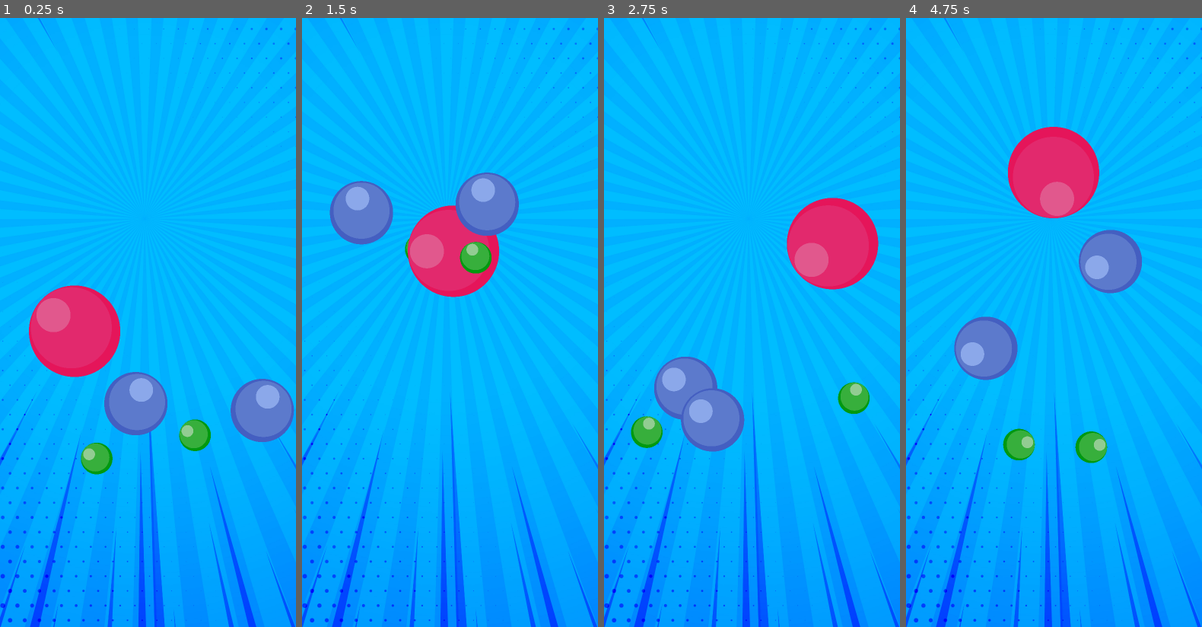
Above: before the commit, frames 1-4 (left to right).
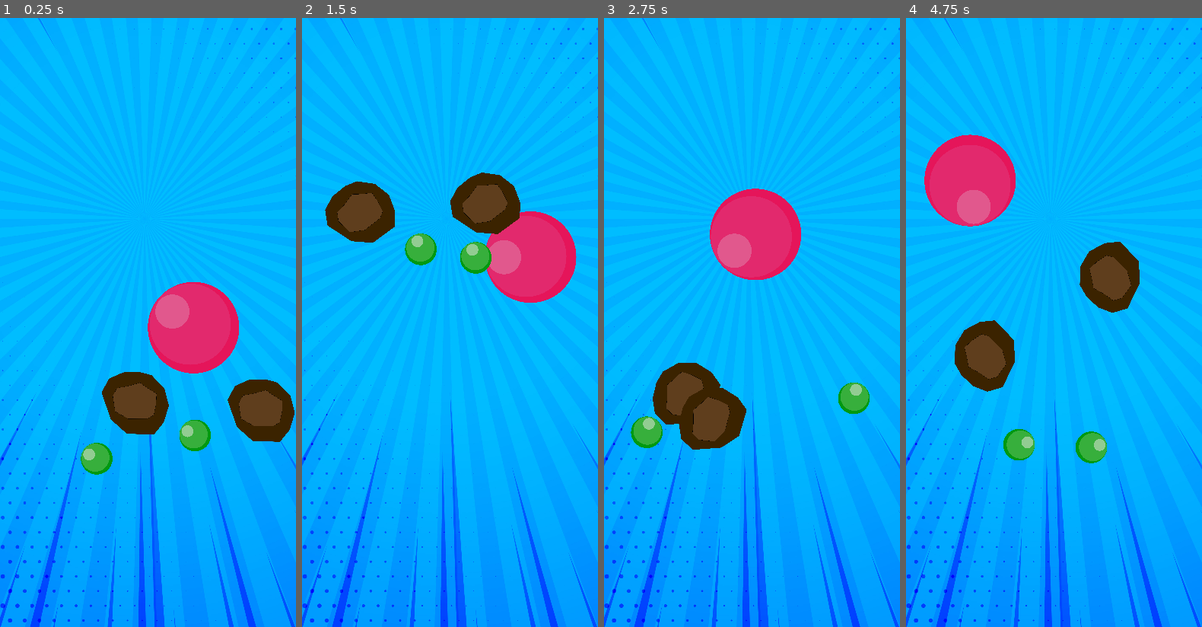
Above: after the commit, the same moments.

Repository: MrZak-dev/godot_3.1_jumping_balls
Game: Godot game, scene res://scenes/Walls.tscn
Two runs of this game, one before a commit and one after it. Both use one fixed random seed, a clock stepped at 60 frames per second and the inputs below.
Inputs:
- Up to frame 1 (0.25 s): no input
- Up to frame 2 (1.5 s): no input
- Up to frame 3 (2.75 s): no input
- Up to frame 4 (4.75 s): no input

The runs differ from the first frame. In frame 1, 11% of the frame differs, in the area x 0-100%, y 1-100%; in frame 2, 9.9%; in frame 3, 10%; in frame 4, 12%.

Commit message:
using rocks instead of balls so the window stretching doesn't effect

Diff:
--- a/project.godot
+++ b/project.godot
@@ -30,8 +30,7 @@
 window/size/test_width=480
 window/size/test_height=986
 window/handheld/orientation="portrait"
-window/stretch/mode="viewport"
-window/stretch/aspect="expand"
+window/stretch/mode="2d"
 window/handheld/emulate_touchscreen=true
 
 [layer_names]
--- a/scenes/Walls.tscn
+++ b/scenes/Walls.tscn
@@ -121,7 +121,6 @@
 shape = SubResource( 1 )
 
 [node name="Balls" type="Node2D" parent="."]
-editor/display_folded = true
 
 [node name="Ball3" parent="Balls" instance=ExtResource( 2 )]
 position = Vector2( 736, 1600 )
@@ -130,7 +129,7 @@
 position = Vector2( 1024, 1753.9 )
 
 [node name="Ball" parent="Balls" instance=ExtResource( 4 )]
-position = Vector2( 288, 1248 )
+position = Vector2( 866.349, 1230.11 )
 
 [node name="Ball2" parent="Balls" instance=ExtResource( 2 )]
 position = Vector2( 1216, 2000 )
--- a/scenes/largeBall.tscn
+++ b/scenes/largeBall.tscn
@@ -3,20 +3,12 @@
 [ext_resource path="res://scripts/Ball.gd" type="Script" id=1]
 [ext_resource path="res://assets/images/balls.png" type="Texture" id=2]
 
-
-
-
 [sub_resource type="CircleShape2D" id=1]
 
-custom_solver_bias = 0.0
 radius = 225.232
 
 [node name="Ball" type="KinematicBody2D"]
-input_pickable = false
-collision_layer = 1
 collision_mask = 92
-collision/safe_margin = 0.08
-motion/sync_to_physics = false
 script = ExtResource( 1 )
 
 [node name="Sprite" type="Sprite" parent="."]
@@ -24,14 +16,16 @@
 texture = ExtResource( 2 )
 
 [node name="topRC" type="RayCast2D" parent="."]
-position = Vector2( 0, -222.17 )
+position = Vector2( 0, -224.808 )
 rotation = 3.14159
 enabled = true
 exclude_parent = false
 cast_to = Vector2( 0, 250 )
 collision_mask = 64
-collide_with_areas = false
-collide_with_bodies = true
 
 [node name="CollisionShape2D" type="CollisionShape2D" parent="."]
 shape = SubResource( 1 )
+
+[node name="CollisionPolygon2D" type="CollisionPolygon2D" parent="."]
+polygon = PoolVector2Array( -33.6459, -129.687, 29.7122, -123.153, 76.3651, -103.714, 119.752, -46.0458, 128.872, 23.9219, 99.9654, 87.5754, 55.5872, 129.501, -50.2311, 113.475, -106.175, 48.7094, -129.096, -61.8858, -92.0638, -112.579 )
+disabled = true
--- a/scenes/mediumBall.tscn
+++ b/scenes/mediumBall.tscn
@@ -1,7 +1,7 @@
 [gd_scene load_steps=4 format=2]
 
 [ext_resource path="res://scripts/Ball.gd" type="Script" id=1]
-[ext_resource path="res://assets/images/blueBalls.png" type="Texture" id=2]
+[ext_resource path="res://assets/images/rock.png" type="Texture" id=2]
 
 [sub_resource type="CircleShape2D" id=1]
 
@@ -12,7 +12,7 @@
 script = ExtResource( 1 )
 
 [node name="Sprite" type="Sprite" parent="."]
-scale = Vector2( 0.09, 0.09 )
+scale = Vector2( 0.16, 0.16 )
 texture = ExtResource( 2 )
 
 [node name="topRC" type="RayCast2D" parent="."]
@@ -24,4 +24,9 @@
 collision_mask = 128
 
 [node name="CollisionShape2D" type="CollisionShape2D" parent="."]
+visible = false
 shape = SubResource( 1 )
+disabled = true
+
+[node name="CollisionPolygon2D" type="CollisionPolygon2D" parent="."]
+polygon = PoolVector2Array( -41.7594, -159.303, 36.9778, -151.415, 94.5155, -127.493, 147.479, -56.8633, 158.705, 29.3819, 122.927, 108.199, 68.3783, 159.322, -62.3281, 139.031, -130.053, 61.0287, -158.845, -76.7969, -114.833, -138.415 )
Binary file added: assets/images/rock.png
Not shown: 2 places in scenes/Walls.tscn that only renumber resources
